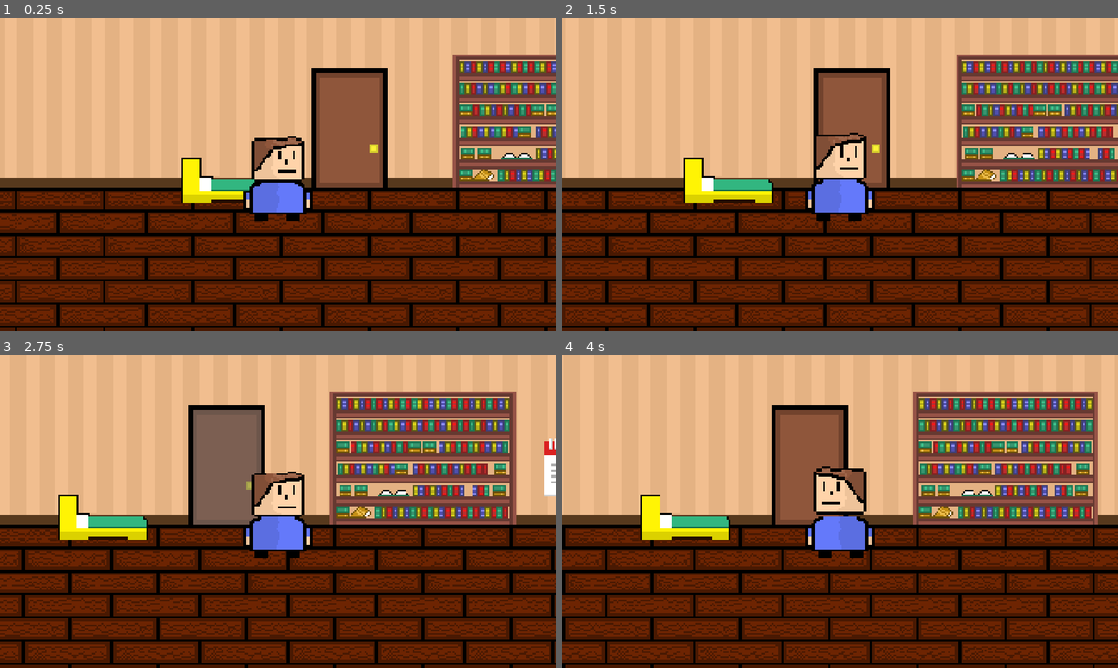
Above: before the commit, frames 1-4 (two rows, left to right).
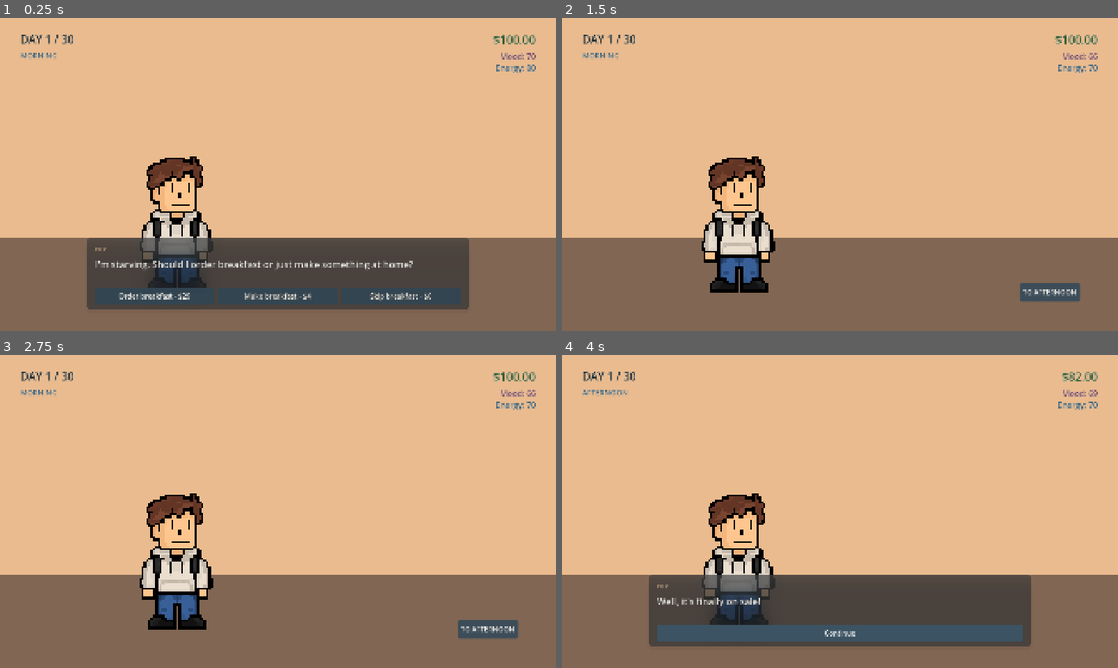
Above: after the commit, the same moments.

Repository: JoshuaThai/you-conomics
Game: Godot game, scene res://Scenes/fry_home.tscn
Same seed, same stepped clock (60 frames per second), same inputs: the game is played once before the commit and once after it. Before the commit the project starts from res://Scenes/steve_stage.tscn.
Inputs (mouse positions are in pixels of both pictures, inside the frame that each line leads up to):
- Up to frame 1 (0.25 s): no input
- Up to frame 2 (1.5 s): click (962, 296) at 0.5 s, where only the run after the commit has a clickable "Skip breakfast - $0"; click (840, 296) at 1.25 s, where only the run after the commit has a clickable "Continue"
- Up to frame 3 (2.75 s): click (261, 467) at 2.02 s
- Up to frame 4 (4 s): click (1051, 630) at 2.75 s, where only the run after the commit has a clickable "TO AFTERNOON"; click (745, 633) at 3.5 s, where only the run after the commit has a clickable "Buy it - $18"

The runs differ from the first frame. In frame 1, 62% of the frame differs, in the area x 0-100%, y 5-100%; in frame 2, 65%; in frame 3, 67%; in frame 4, 67%.

Commit message:
Update project.godot

Diff:
--- a/project.godot
+++ b/project.godot
@@ -11,7 +11,7 @@
 [application]
 
 config/name="You-conomics"
-run/main_scene="uid://5055pxovm02n"
+run/main_scene="uid://c04cyinik45rl"
 config/features=PackedStringArray("4.6", "GL Compatibility")
 config/icon="res://icon.svg"
 
